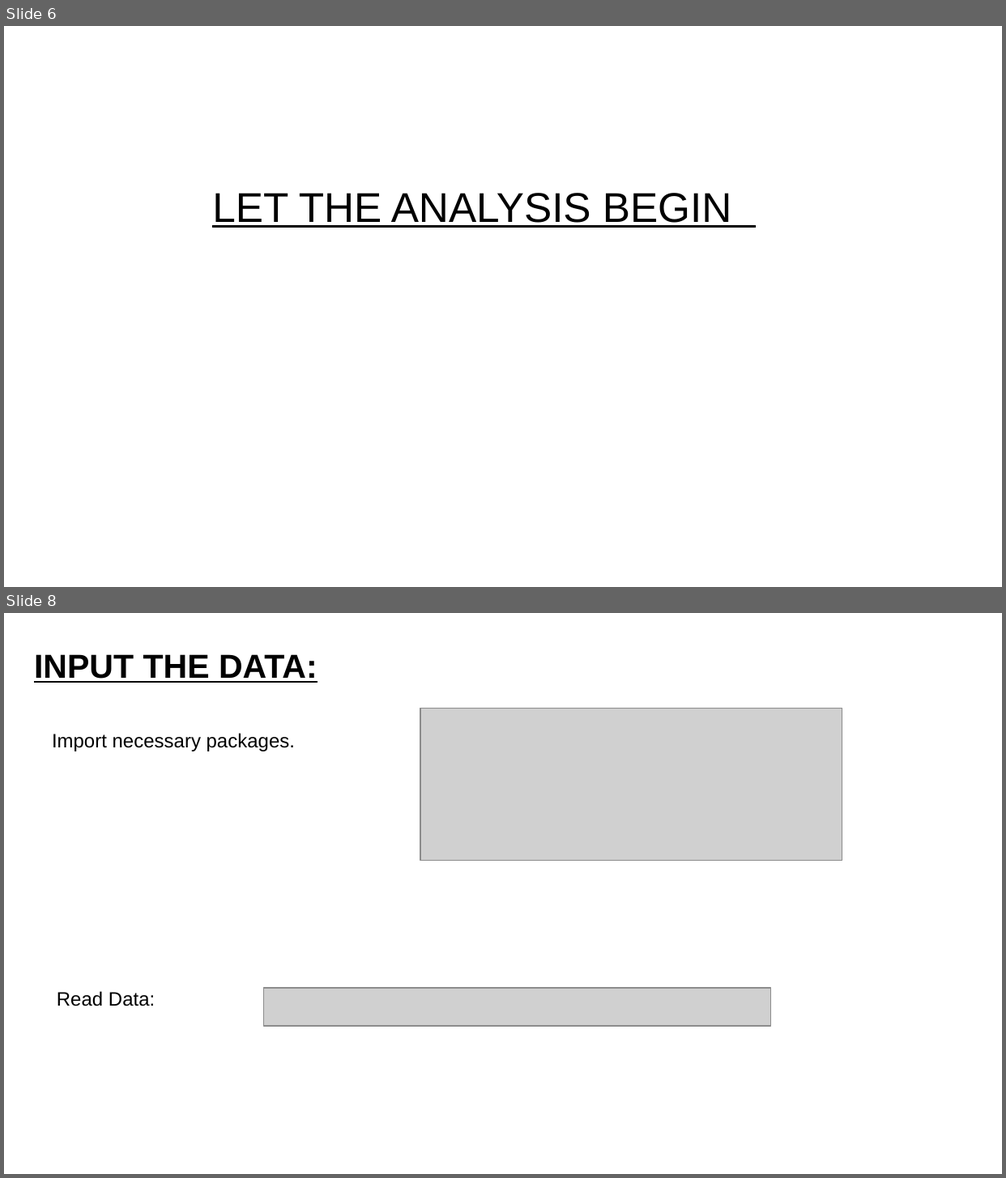
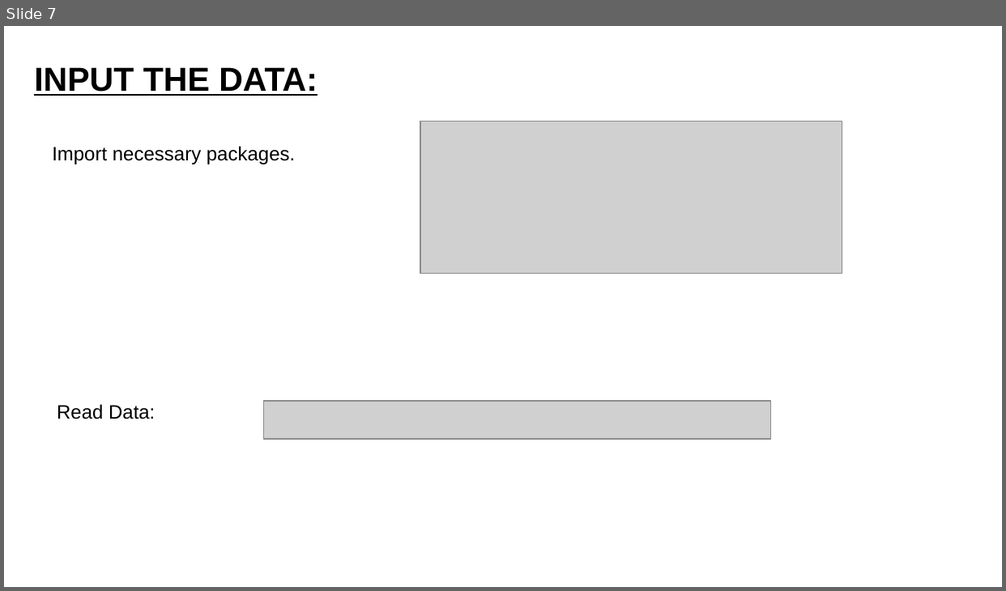
Before and after one commit to Decision-Stats/ppts, a slide deck: GGPLOT IN PYTHON.pptx. Shown one above the other, each under a label of ours: slides 6 and 8 before the commit, slide 7 after it; the slides between them are not shown. The pictures are 1006x1178 and 1006x591 pixels, drawn with LibreOffice and Linux fonts; fonts in the diff are those of the drawing; grey boxes stand for pictures. Boxes give left, top, right and bottom in pixels: in the first picture for what was removed or moved away, otherwise in the second. Text is boxed around its words. In the diff, an @@ line names an element or a change of style, - is before the commit and + after.

```diff
--- a/GGPLOT IN PYTHON.pptx
+++ b/GGPLOT IN PYTHON.pptx
@@ slide 6 removed at [4,26,1002,587], background #FFFFFF @@
@@ text removed at [212,193,732,228] @@
-LET THE ANALYSIS BEGIN
@@ what was slide 8 is now slide 7 @@
```
Also in this commit, not shown: 23 slides changed, 1 slide added, 1 other slide removed, 1 other file.
